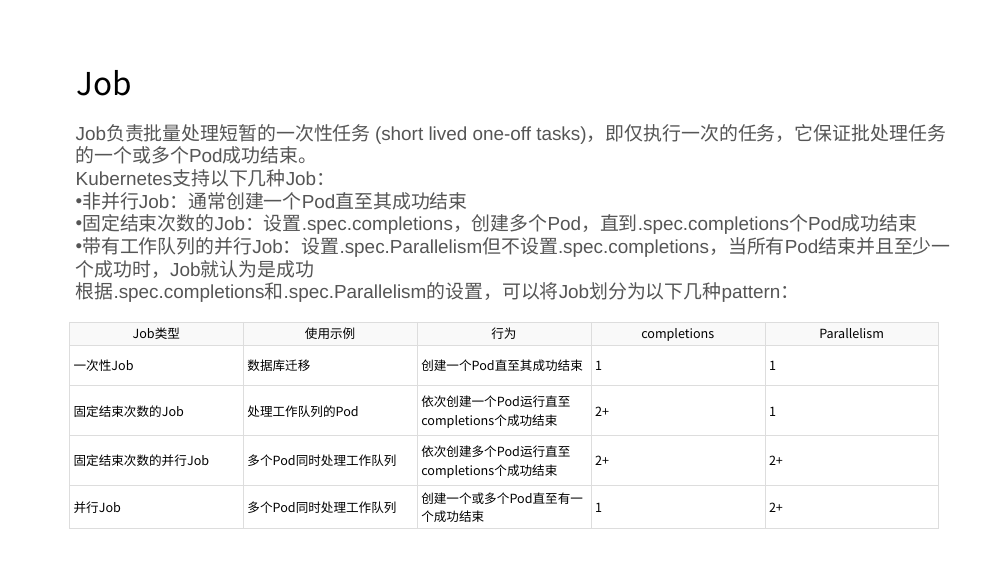
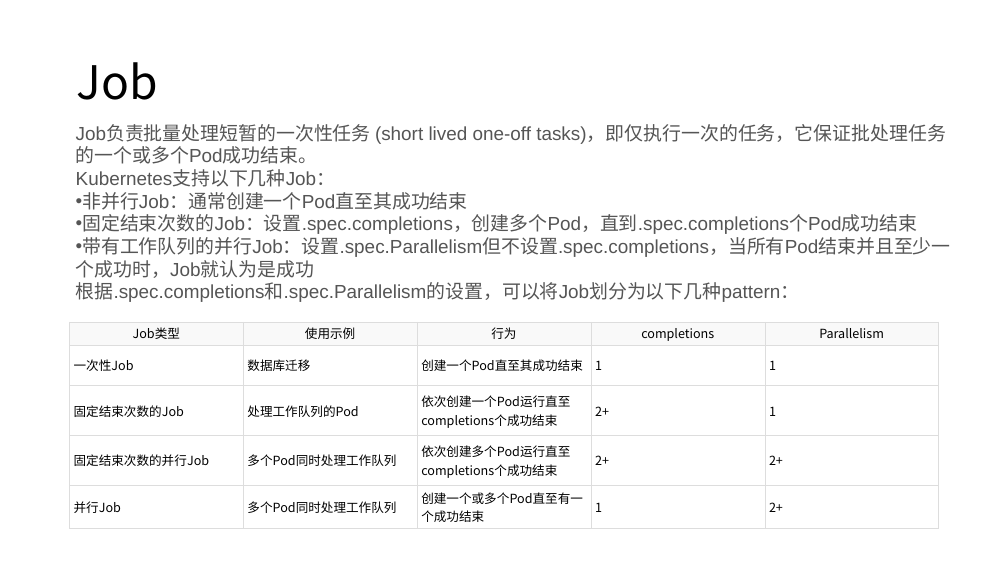
Before and after one commit to axzxs2001/Asp.NetCoreExperiment, a slide deck: slide 32 of Asp.NetCoreExperiment/kubernetes/kubernetes.pptx (slide 30 before the commit). Drawn at 1008x567 pixels with LibreOffice and Linux fonts; fonts in the diff are those of the drawing; background and template pictures are left out. Boxes give left, top, right and bottom in pixels: in the first picture for what was removed or moved away, otherwise in the second. Text is boxed around its words. In the diff, an @@ line names an element or a change of style, - is before the commit and + after.

```diff
--- a/Asp.NetCoreExperiment/kubernetes/kubernetes.pptx
+++ b/Asp.NetCoreExperiment/kubernetes/kubernetes.pptx
@@ title "Job" at box(77, 62, 158, 100): size 30 to 44 pt @@
```
Also in this commit, not shown: 13 other slides changed, 5 slides added, 1 slide removed, 2 other files.
